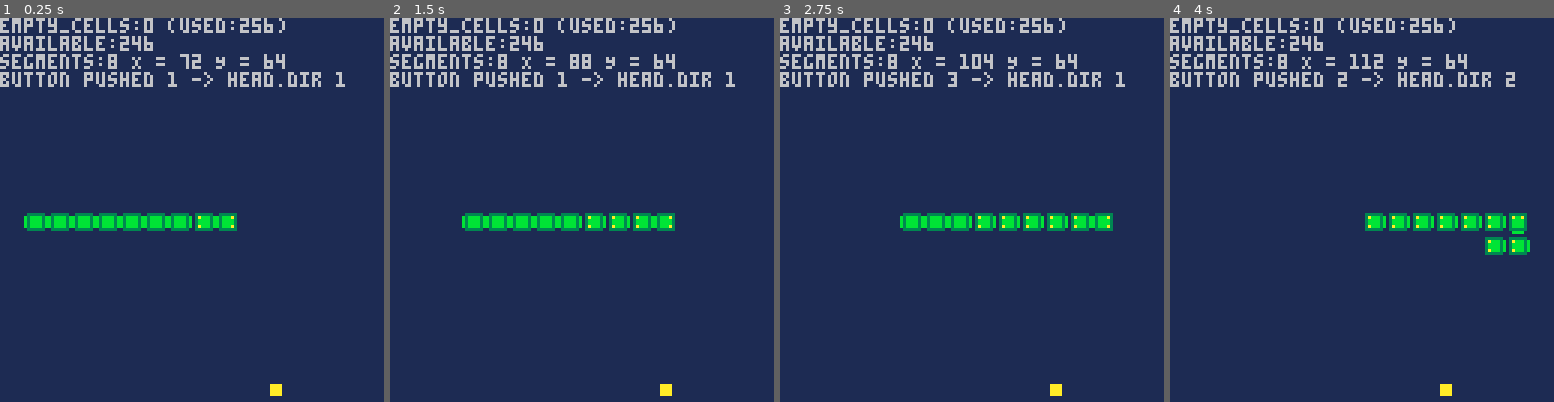
Above: before the commit, frames 1-4 (left to right).
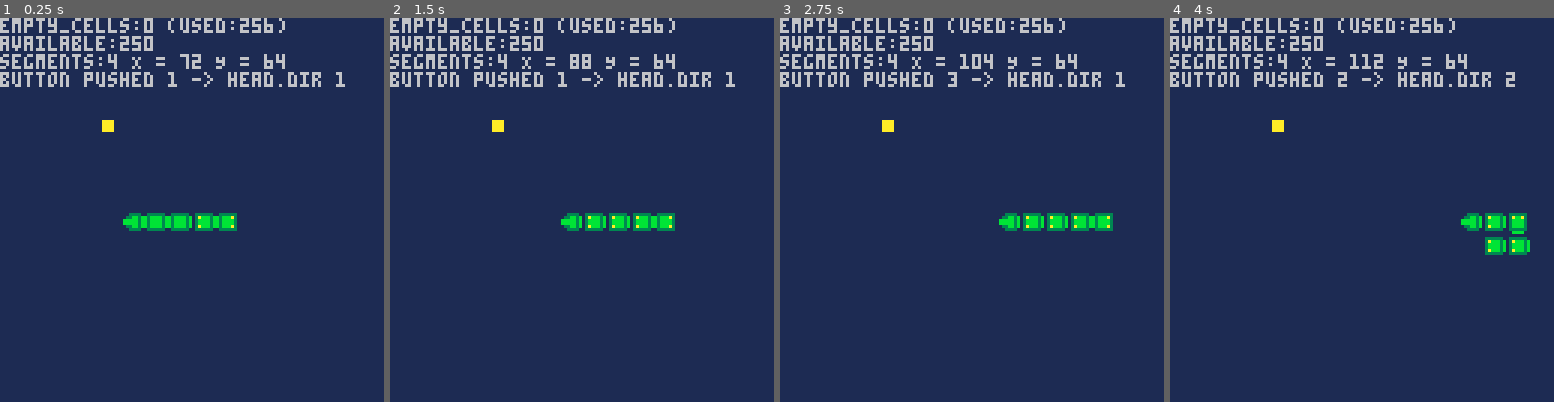
Above: after the commit, the same moments.

Repository: kakardo/Pico-8
Game: PICO-8 cartridge snake.p8
Two runs of this game, one before a commit and one after it. Both use one fixed random seed, a clock stepped at 60 frames per second and the inputs below.
Inputs:
- Up to frame 1 (0.25 s): no input
- Up to frame 2 (1.5 s): tap O (Z key) at 0.33, 0.7, 1.43 s; tap X (X key) at 1.07 s
- Up to frame 3 (2.75 s): hold Left 1.97-2.37 s; tap X (X key) at 2.07, 2.4, 2.73 s; tap O (Z key) at 2.22 s; hold Down from 2.42 s (still down)
- Up to frame 4 (4 s): release Down at 2.82 s; hold Right 2.87-3.53 s; tap X (X key) at 3.07, 3.4, 3.73 s; tap O (Z key) at 3.1, 3.98 s; hold Up from 3.58 s (still down)

The runs differ from the first frame. In frame 1, 1.4% of the frame differs, in the area x 6-74%, y 4-99%; in frame 2, 1.4%; in frame 3, 1.4%; in frame 4, 1.3%.

Commit message:
Tail is now being drawn, and new tail design is being tested

Diff:
--- a/snake.lua
+++ b/snake.lua
@@ -15,7 +15,7 @@
 head = {}
 body = {}
 
-local snake_starting_length = 8
+local snake_starting_length = 4
 local snake_starting_coordinate = 64
 local snake_starting_direction = 1
 
@@ -180,14 +180,20 @@
 
 	-- Draw body
 	if body.segments > 0 then
-		for i = body.segments, 1, -1 do
-			x = body.x[i]
-			y = body.y[i]
-			shape_i = convert_coordinate_to_index(x, y)
-			shape = body.dir_move[shape_i]
-			spr(shape, x, y)
+		for i = body.segments-1, 1, -1 do
+			draw_body_shape(i)
 		end
-	end
+		spr(17, body.x[body.segments], body.y[body.segments])
+	end
+end
+
+function draw_body_shape(index)
+	x = body.x[index]
+	y = body.y[index]
+	shape_i = convert_coordinate_to_index(x, y)
+	shape = body.dir_move[shape_i]
+	spr(shape, x, y)
+
 end
 
 -- Checks if the snake is within bounds
--- a/snake.p8
+++ b/snake.p8
@@ -27,12 +27,12 @@
 03333330033333300333333003333330000000000333333003333330033333300333333003333330033333300333333000000000000000000000000000000000
 000000000000000000bbbb000000000000000000000000000000000000bbbb0000bbbb0000bbbb00000000000000000000000000000000000000000000000000
 000000000000000000bbbb0000000000000000000000000000000000000000000000000000000000000000000000000000000000000000000000000000000000
-033330000003333003333330000bb000000000000000000000000000000000000000000000000000000000000000000000000000000000000000000000000000
-b3bb33000033bb3b03bbbb30003bb300000000000000000000000000000000000000000000000000000000000000000000000000000000000000000000000000
-b3bbbbb00bbbbb3b03bbbb30033bb330000000000000000000000000000000000000000000000000000000000000000000000000000000000000000000000000
-b3bbbbb00bbbbb3b033bb33003bbbb30000000000000000000000000000000000000000000000000000000000000000000000000000000000000000000000000
-b3bb33000033bb3b003bb30003bbbb30000000000000000000000000000000000000000000000000000000000000000000000000000000000000000000000000
-0333300000033330000bb00003333330000000000000000000000000000000000000000000000000000000000000000000000000000000000000000000000000
+033330000003333003333330000bb000000003300000000000000000000000000000000000000000000000000000000000000000000000000000000000000000
+b3bb33000033bb3b03bbbb30003bb30000bbbb3b0000000000000000000000000000000000000000000000000000000000000000000000000000000000000000
+b3bbbbb00bbbbb3b03bbbb30033bb3300bbbbb3b0000000000000000000000000000000000000000000000000000000000000000000000000000000000000000
+b3bbbbb00bbbbb3b033bb33003bbbb300bbbbb3b0000000000000000000000000000000000000000000000000000000000000000000000000000000000000000
+b3bb33000033bb3b003bb30003bbbb3000bbbb3b0000000000000000000000000000000000000000000000000000000000000000000000000000000000000000
+0333300000033330000bb00003333330000003300000000000000000000000000000000000000000000000000000000000000000000000000000000000000000
 00000000000000000000000000bbbb00000000000000000000000000000000000000000000000000000000000000000000000000000000000000000000000000
 
 
